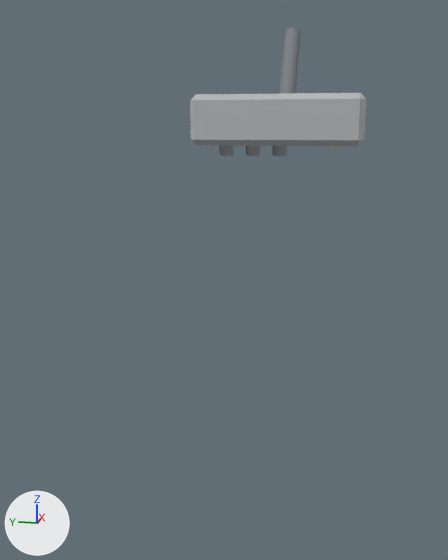
Renders of the OBJ model assets/models/equipment/cobretty_er5_reactor/LOD0/er5_plasma_ctl.obj from each side of a commit.
The view is the same before and after, from a 50 mm camera at (-2.22, -0.39, -1.17) aimed at (0.62, 0.18, -1.88). Arrows for +X, +Y and +Z are at lower left; the lights stay in place. The picture after the commit comes second. Where no turn or scale is listed for an object, it has been applied to the vertices. Vertices at exactly the same position are counted once.

The older version as bpy lines, for what is in view:
```python
me_er5_plasma_ctl = bpy.data.meshes.new('er5_plasma_ctl')
me_er5_plasma_ctl.from_pydata(...)  # 208 vertices, 248 faces; spans x 1.035..1.931, y -0.45..0.45, z -1.32..-0.572
# faces by material slot: [36, 180, 26, 6]
me_er5_plasma_ctl.materials.append(mat_eq_metal_band)  # grey #7c7e84
me_er5_plasma_ctl.materials.append(mat_eq_metal_graphite)  # grey #9ea2a6
me_er5_plasma_ctl.materials.append(mat_eq_metal_panel)  # grey #b6b8ba
me_er5_plasma_ctl.materials.append(mat_eq_status_amber)  # orange #f9ce6c
ob_er5_plasma_ctl = bpy.data.objects.new('er5_plasma_ctl', me_er5_plasma_ctl)
ob_er5_plasma_ctl.location = (0.0, 0.0, 0.0)
```
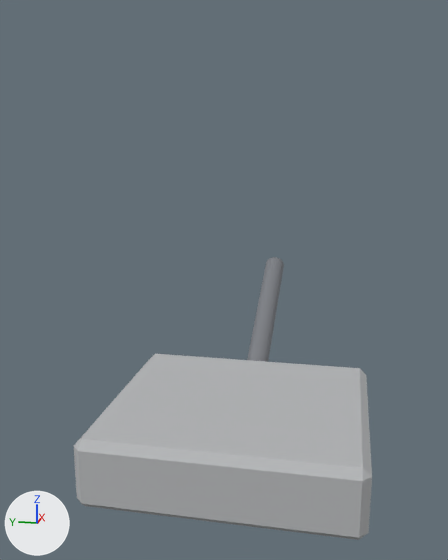
Changed parts and their boxes (x1, y1, x2, y2) in the pictures (448 x 560 px; the box of a moved part takes in the faces that stretch with it):
```json
{"object": "er5_plasma_ctl", "change": "reshaped", "before": [190, 27, 366, 156], "after": [74, 257, 372, 540], "on screen": "69% wider, 118% taller"}
{"part": 1, "of": "me_er5_plasma_ctl", "change": "moved or reshaped", "before": [219, 146, 233, 156], "on screen": "not visible afterwards"}
{"part": 2, "of": "me_er5_plasma_ctl", "change": "moved or reshaped", "before": [246, 146, 260, 156], "on screen": "not visible afterwards"}
{"part": 3, "of": "me_er5_plasma_ctl", "change": "moved or reshaped", "before": [272, 146, 287, 156], "on screen": "not visible afterwards"}
{"part": 4, "of": "me_er5_plasma_ctl", "change": "moved or reshaped", "before": [190, 27, 366, 146], "after": [74, 257, 372, 540]}
```

Scene script edits in JSON lines:
```json
{"block": "me_er5_plasma_ctl", "where": "# used by ob_er5_plasma_ctl; location = (0.0, 0.0, 0.0)"}
{"op": "remove", "block": "me_er5_plasma_ctl", "code": "me_er5_plasma_ctl.from_pydata(...)  # 208 vertices, 248 faces; spans x 1.035..1.931, y -0.45..0.45, z -1.32..-0.572"}
{"op": "add", "block": "me_er5_plasma_ctl", "code": "me_er5_plasma_ctl.from_pydata(...)  # 208 vertices, 248 faces; spans x -0.45..1.194, y -0.5..0.5, z -2.52..-1.865"}
{"block": "me_er5_plasma_ctl", "change": "me_er5_plasma_ctl part 1: the loose piece of 50 vertices spanning x 1.245..1.325, y 0.26..0.34, z -1.32..-1.26 is moved by (-1.585, -0.05, -1.2)"}
{"block": "me_er5_plasma_ctl", "change": "me_er5_plasma_ctl part 2: the loose piece of 50 vertices spanning x 1.245..1.325, y 0.11..0.19, z -1.32..-1.26 is moved by (-1.435, 0.1, -1.2)"}
{"block": "me_er5_plasma_ctl", "change": "me_er5_plasma_ctl part 3: the loose piece of 50 vertices spanning x 1.245..1.325, y -0.04..0.04, z -1.32..-1.26 is moved by (-1.285, 0.25, -1.2)"}
{"block": "me_er5_plasma_ctl", "change": "me_er5_plasma_ctl part 4: 50 of 208 vertices moved; they spanned x 1.035..1.931, y -0.45..0.45, z -1.26..-0.572 and now span x -0.45..1.194, y -0.5..0.5, z -2.46..-1.865; mean shift (-1.088, 0.0, -1.223); largest move (1.065, -0.42, -1.0) -> (-0.42, -0.47, -2.2)"}
{"block": "me_er5_plasma_ctl", "change": "other edits to the shape of me_er5_plasma_ctl do not show in these pictures"}
```
